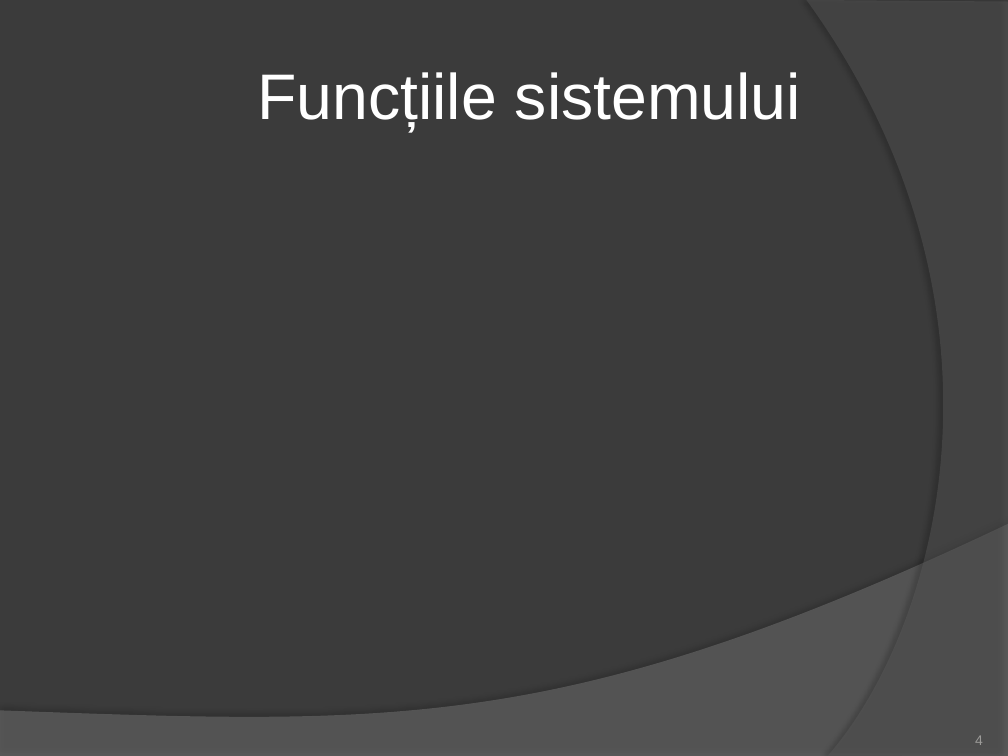
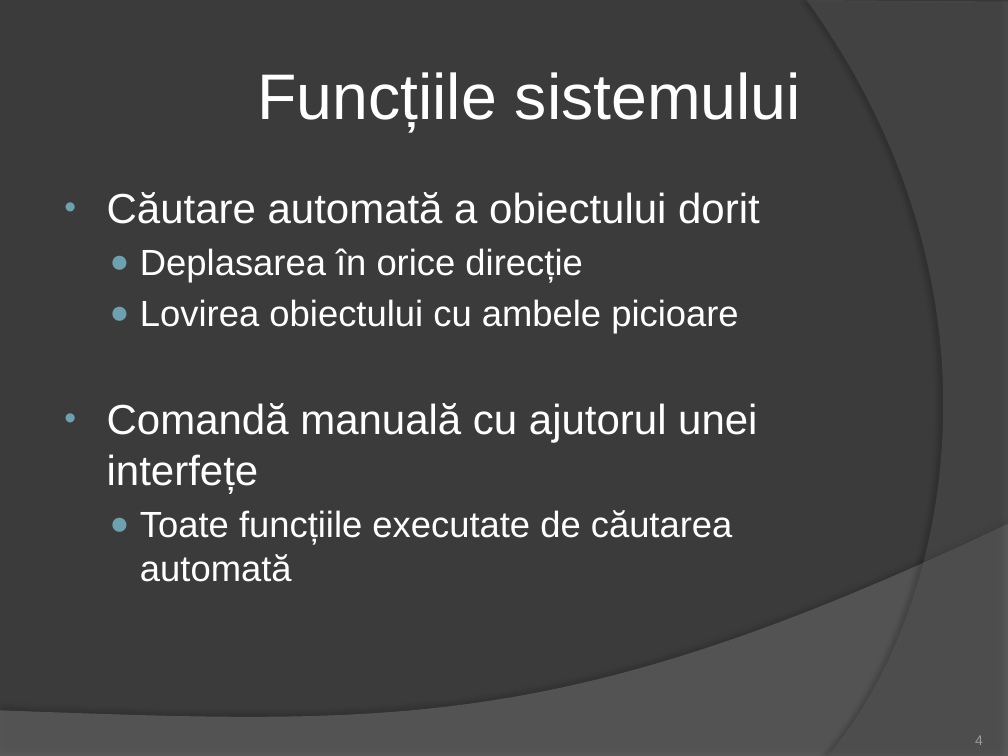
Before and after one commit to BatrinutSilviu/Licenta, a slide deck: slide 4 of ROBOTINHO.pptx. Drawn at 1008x756 pixels with LibreOffice and Linux fonts; fonts in the diff are those of the drawing. Boxes give left, top, right and bottom in pixels: in the first picture for what was removed or moved away, otherwise in the second. Text is boxed around its words. In the diff, an @@ line names an element or a change of style, - is before the commit and + after.

```diff
--- a/ROBOTINHO.pptx
+++ b/ROBOTINHO.pptx
@@ text added at box(107, 192, 760, 582), 26 pt, text #FFFFFF @@
+• Căutare automată a obiectului dorit
+  ● Deplasarea în orice direcție
+  ● Lovirea obiectului cu ambele picioare
+• Comandă manuală cu ajutorul unei interfețe
+  ● Toate funcțiile executate de căutarea automată
```
Also in this commit, not shown: 3 other slides changed.
